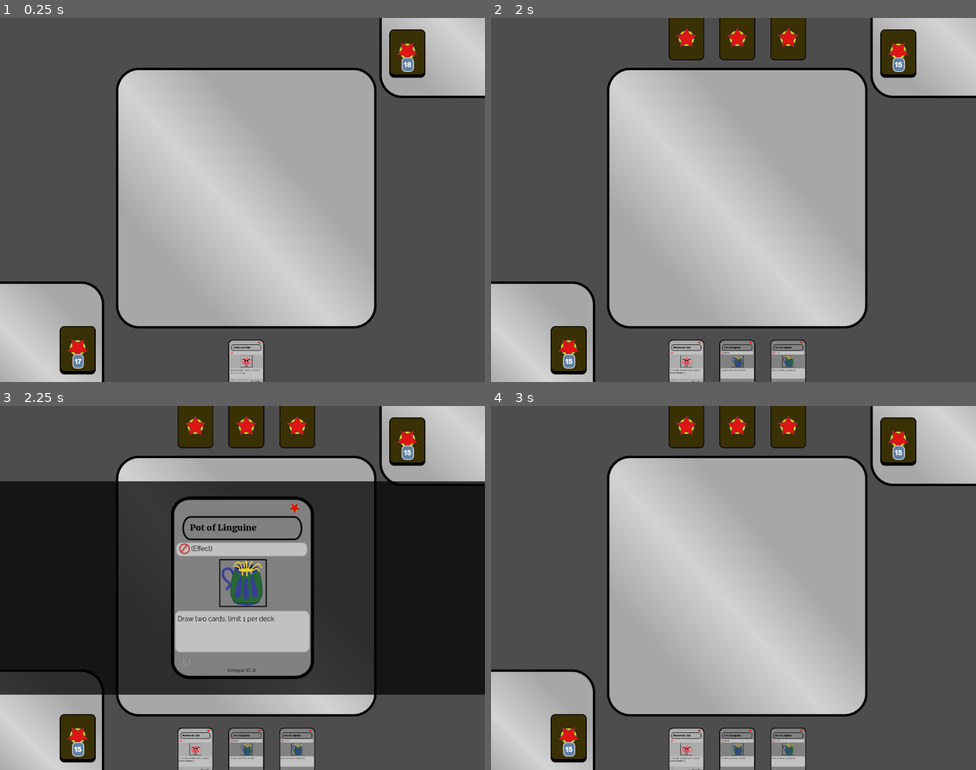
Above: before the commit, frames 1-4 (two rows, left to right).
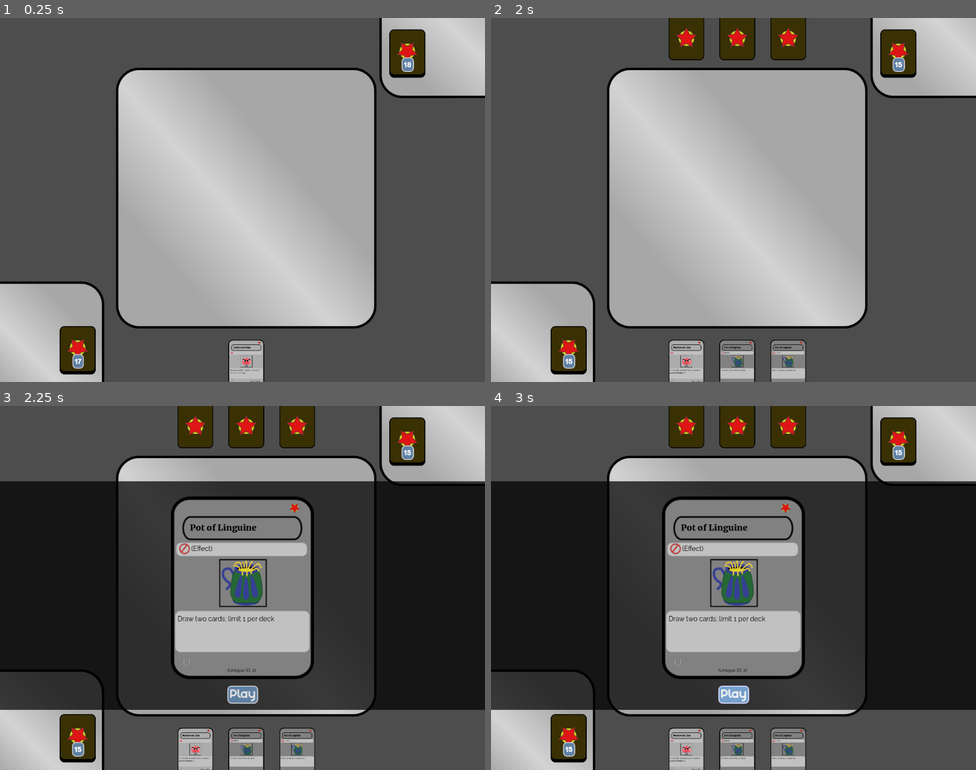
Above: after the commit, the same moments.

Repository: Mercerenies/evilcon-2024
Game: Godot game, scene res://debug/debug_room.tscn
The game is run twice, just before and just after one commit, with the same random seed, the same clock (stepped at 60 frames per second) and the same inputs.
Inputs (mouse positions are in pixels of both pictures, inside the frame that each line leads up to):
- Up to frame 1 (0.25 s): no input
- Up to frame 2 (2 s): move the mouse to (738, 363) at 0.52 s; click (738, 363) at 0.67 s; click (738, 363) at 1.42 s
- Up to frame 3 (2.25 s): tap Enter at 2 s; move the mouse to (295, 751) at 2.02 s; click (295, 751) at 2.17 s
- Up to frame 4 (3 s): click (733, 693) at 2.75 s, where only the run after the commit has a clickable "Play"

Frames 1-2 are identical in both runs. In frame 3, 4.2% of the frame differs, in the area x 0-100%, y 76-84%; in frame 4, 58%, in the area x 0-100%, y 20-84%.

Commit message:
Play Button visuals

Diff:
--- a/card_game/playing_field/playing_field.gd
+++ b/card_game/playing_field/playing_field.gd
@@ -84,14 +84,20 @@
 
 
 func _on_bottom_hand_card_added(card_node):
-    card_node.card_clicked.connect(_on_card_node_card_clicked.bind(card_node))
+    card_node.card_clicked.connect(_on_hand_card_node_card_clicked.bind(card_node))
 
 
-func _on_card_node_card_clicked(card_node):
+func _on_hand_card_node_card_clicked(card_node):
     var viewport_size = get_viewport().get_visible_rect()
     var card_type = card_node.get_card()
     var card_row = ScrollableCardRow.instantiate()
     card_row.card_display_scene = PlayingCardDisplay
+    card_row.margin_below = 64
     $UILayer.add_child(card_row)
     card_row.cards().replace_cards([card_type])
     card_row.position = Vector2(0, viewport_size.size.y / 2)
+
+    # TODO Disable this button if we can't afford to play
+    var play_button = Button.new()
+    play_button.text = "Play"
+    card_row.append_button(play_button)
--- a/card_game/scrollable_card_row/scrollable_card_row.gd
+++ b/card_game/scrollable_card_row/scrollable_card_row.gd
@@ -53,6 +53,8 @@
         Vector2(rect.end     .x, rect.end     .y),
         Vector2(rect.end     .x, rect.position.y),
     ])
+    $ButtonsRow.position.x = rect.position.x + rect.size.x / 2
+    $ButtonsRow.position.y = rect.end.y - margin_below / 2
 
 
 func _update_cards() -> void:
@@ -71,6 +73,15 @@
         pos.x += card_distance
 
 
+func clear_buttons() -> void:
+    Util.free_all_children($ButtonsRow/HBoxContainer)
+
+
+func append_button(button: Button) -> void:
+    var container = $ButtonsRow/HBoxContainer
+    container.add_child(button)
+
+
 func _on_card_container_cards_modified():
     _update_cards()
 
--- a/card_game/scrollable_card_row/scrollable_card_row.tscn
+++ b/card_game/scrollable_card_row/scrollable_card_row.tscn
@@ -1,7 +1,8 @@
-[gd_scene load_steps=3 format=3 uid="uid://by4ylo3fbc308"]
+[gd_scene load_steps=4 format=3 uid="uid://by4ylo3fbc308"]
 
 [ext_resource type="Script" path="res://card_game/scrollable_card_row/scrollable_card_row.gd" id="1_ojdf8"]
 [ext_resource type="PackedScene" uid="uid://h5g8x0023oq0" path="res://card_game/playing_field/card_container/card_container.tscn" id="2_l2j3u"]
+[ext_resource type="Theme" uid="uid://bqxbmpg0ub86d" path="res://global_theme.tres" id="3_m8f4f"]
 
 [node name="ScrollableCardRow" type="Node2D"]
 script = ExtResource("1_ojdf8")
@@ -14,4 +15,20 @@
 
 [node name="AllCards" type="Node2D" parent="."]
 
+[node name="ButtonsRow" type="Node2D" parent="."]
+position = Vector2(512, 209)
+
+[node name="HBoxContainer" type="HBoxContainer" parent="ButtonsRow"]
+anchors_preset = 14
+anchor_top = 0.5
+anchor_right = 1.0
+anchor_bottom = 0.5
+offset_top = -16.0
+offset_bottom = 16.0
+grow_horizontal = 2
+grow_vertical = 2
+size_flags_horizontal = 4
+theme = ExtResource("3_m8f4f")
+alignment = 1
+
 [connection signal="cards_modified" from="CardContainer" to="." method="_on_card_container_cards_modified"]
--- a/global_theme.tres
+++ b/global_theme.tres
@@ -1,7 +1,9 @@
-[gd_resource type="Theme" load_steps=7 format=3 uid="uid://bqxbmpg0ub86d"]
+[gd_resource type="Theme" load_steps=8 format=3 uid="uid://bqxbmpg0ub86d"]
 
 [ext_resource type="FontFile" uid="uid://bcpx4sl5bfb53" path="res://fonts/Magical Childhood.ttf" id="1_31eni"]
 [ext_resource type="FontFile" uid="uid://dydkaj4vrx6dq" path="res://fonts/Maximum Impact.ttf" id="1_cc4il"]
+
+[sub_resource type="StyleBoxEmpty" id="StyleBoxEmpty_jh587"]
 
 [sub_resource type="StyleBoxFlat" id="StyleBoxFlat_q7xt4"]
 bg_color = Color(0.462745, 0.627451, 0.8, 1)
@@ -68,9 +70,11 @@
 [resource]
 Button/font_sizes/font_size = 14
 Button/fonts/font = ExtResource("1_31eni")
+Button/styles/focus = SubResource("StyleBoxEmpty_jh587")
 Button/styles/hover = SubResource("StyleBoxFlat_q7xt4")
 Button/styles/normal = SubResource("StyleBoxFlat_5q2p1")
 Button/styles/pressed = SubResource("StyleBoxFlat_uamxp")
+HBoxContainer/constants/separation = 32
 OverlayLabel/base_type = &"Label"
 OverlayLabel/colors/font_color = Color(1, 1, 1, 1)
 OverlayLabel/fonts/font = ExtResource("1_cc4il")
